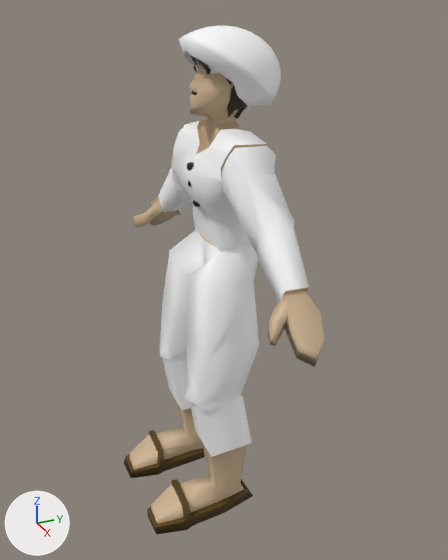
A saved change to the FBX model Assets/3D Model/NPC/Kaum Padri NPC.fbx.
Before and after are seen from a 50 mm lens placed at (-0.0669, -0.0534, 0.0954), pointed at (-0.187, 0.0006, 0.0354). The lights are fixed; the arrows at lower left show +X, +Y and +Z. Where no turn or scale is listed for an object, it has been applied to the vertices. Vertices at the same position are counted once.

The first picture shows 'pasted__pSphere1', 'pasted__pasted__pCube1', 'pasted__pasted__pSphere1', 'pasted__pasted__pSphere1.001', 'pasted__pasted__pSphere1.002'.
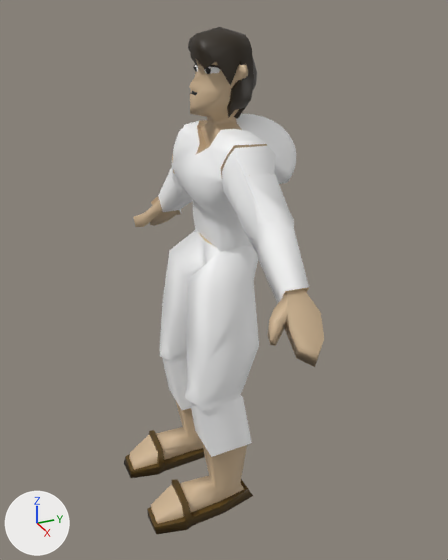
The newer file is also turned or shifted as a whole; pictures and numbers use the older file's frame.

What differs and where, as boxes [x1, y1, x2, y2] in the pictures (448 x 560 px):
'pasted__pasted__pSphere1.002', deleted
    before: [178, 25, 281, 108]
'pasted__pasted__pSphere1', reshaped
    before: [193, 200, 201, 207]
    after: [236, 114, 296, 184]
'pasted__pasted__pSphere1.001', deleted
    before: [187, 162, 194, 171]
'pasted__pSphere1', deleted
    before: [188, 181, 191, 187]
part 1 of me_mesh_002, added
    after: [236, 114, 296, 184]

What changed in the scene script:
```text
Change me_mesh_002:
    used by ob_pasted__pasted__psphere1; location = (-0.1875, -0.0055, 0.0548)
    remove me_mesh_002.from_pydata(...)  # 382 vertices, 400 faces; spans x -0.00099..0.00099, y -0.00099..0.00099, z -0.00099..0.00099
    remove me_mesh_002.materials.append(mat_pasted__pasted__lambert38)  # black #000000
    add me_mesh_002.from_pydata(...)  # 201 vertices, 200 faces; spans x -0.01243..0.0076, y 0.00333..0.02439, z 0.00128..0.01751
    me_mesh_002 part 1: 201 vertices added at x -0.01243..0.0076, y 0.00333..0.02439, z 0.00128..0.01751
    add me_mesh_002.materials.append(mat_pasted__pasted__lambert15)  # white #ffffff
Remove ob_pasted__psphere1:
    ob_pasted__psphere1 = bpy.data.objects.new('pasted__pSphere1', me_mesh_001)
    ob_pasted__psphere1.location = (-0.1875, -0.0065, 0.0592)
Remove ob_pasted__pasted__psphere1_002:
    ob_pasted__pasted__psphere1_002 = bpy.data.objects.new('pasted__pasted__pSphere1.002', me_mesh_004)
    ob_pasted__pasted__psphere1_002.location = (-0.1876, -0.0002, 0.08)
Remove ob_pasted__pasted__psphere1_001:
    ob_pasted__pasted__psphere1_001 = bpy.data.objects.new('pasted__pasted__pSphere1.001', me_mesh_003)
    ob_pasted__pasted__psphere1_001.location = (-0.1875, -0.0067, 0.0628)
```
